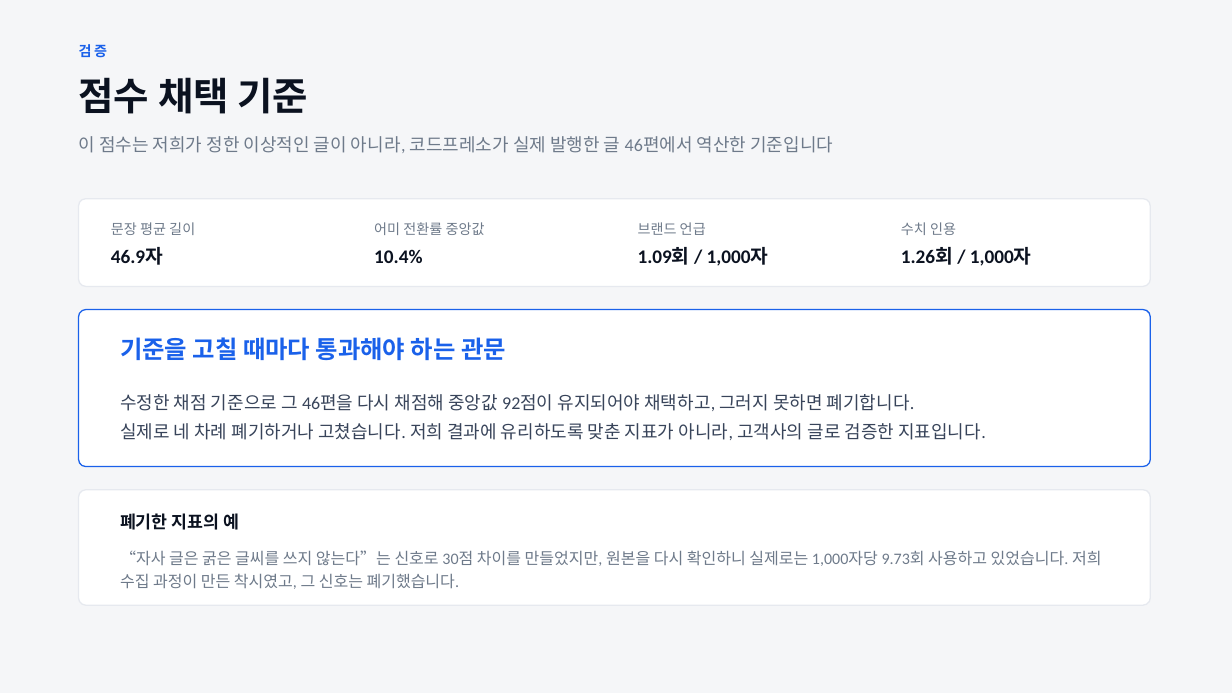
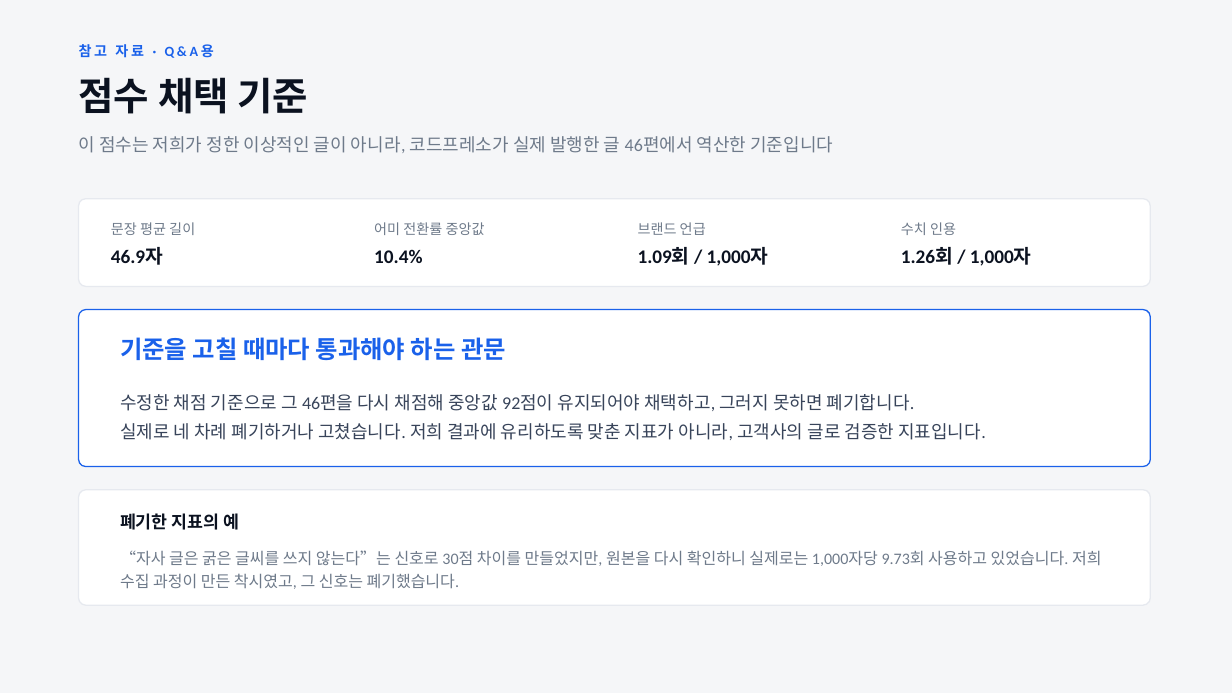
Before and after one commit to donghyun0215/marketingbot, a slide deck: slide 9 of aidlc-docs/deliverables/발표덱.pptx (slide 7 before the commit). Drawn at 1232x693 pixels with LibreOffice and Linux fonts; fonts in the diff are those of the drawing. Boxes give left, top, right and bottom in pixels: in the first picture for what was removed or moved away, otherwise in the second. Text is boxed around its words. In the diff, an @@ line names an element or a change of style, - is before the commit and + after.

```diff
--- a/aidlc-docs/deliverables/발표덱.pptx
+++ b/aidlc-docs/deliverables/발표덱.pptx
@@ text at bbox=[79, 44, 198, 58]: text changed @@
-검증
+참고 자료 · Q&A용
```
Also in this commit, not shown: 2 other slides changed, 1 other file.
